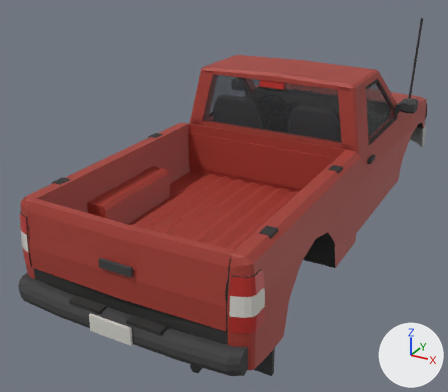
An edit to the Blender file assets/models/src/ranger.blend, drawn before and after from the same camera.
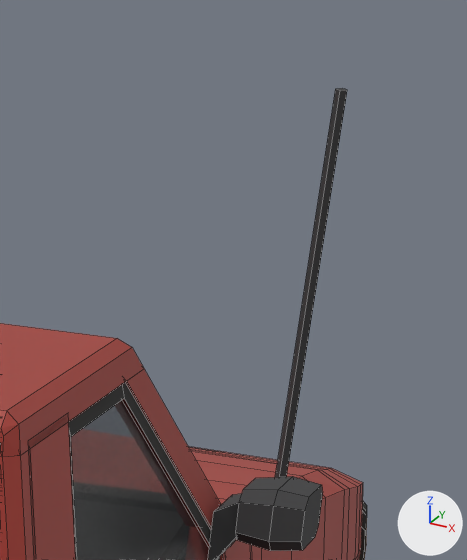
Old and new are each drawn whole from a camera (50 mm lens) standing at (2.04, -4.98, 2.72) and looking at (-0.31, -0.7, 0.58) and again close up on the part from 78% to 100% of the width and 0% to 29% of the height. The lights are fixed; the arrows at lower right show +X, +Y and +Z. The older version's two pictures come first. The close-ups show mesh edges as thin lines.

Names of what the first close-up shows: 'Ranger', 'RangerGlassPanes'.
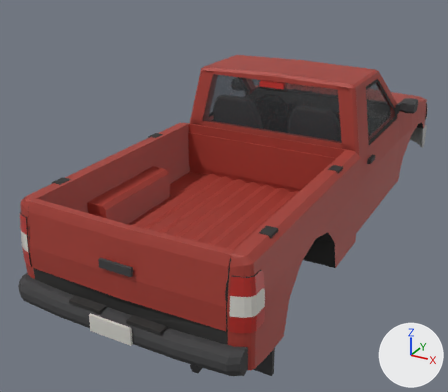
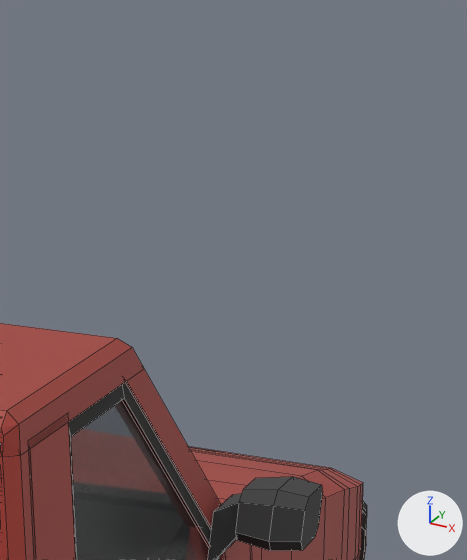
Where the change shows, as pixel boxes [x1, y1, x2, y2] in the close-ups (467 x 560 px):
'Ranger', reshaped: before [0, 88, 367, 560]; after [0, 323, 367, 560]
part 1 of me_ranger, deleted: before [275, 88, 347, 477]

Diff of the bpy script that builds the scene:
```diff
--- a/assets/models/src/ranger.blend.py
+++ b/assets/models/src/ranger.blend.py
@@ me_ranger @@
 # used by ob_ranger; location = (0.0, 0.0, 0.0)
-me_ranger.from_pydata(...)  # 2154 vertices, 1847 faces; spans x -0.93..0.93, y -2.65..2.05, z 0.15..1.93
+me_ranger.from_pydata(...)  # 2146 vertices, 1841 faces; spans x -0.93..0.93, y -2.65..2.05, z 0.15..1.62
+# me_ranger part 1: the loose piece of 8 vertices spanning x 0.77..0.82, y 0.99..1.03, z 1.12..1.93 is deleted
 me_ranger.materials.append(mat_rangerinterior)
```
